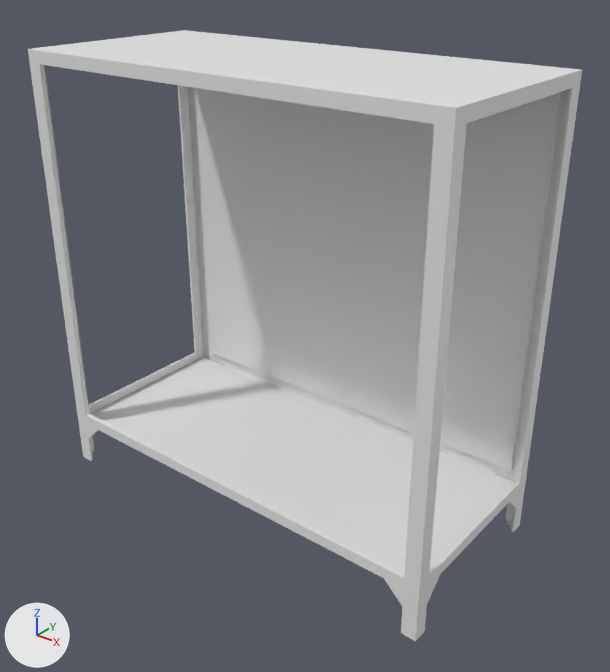
An edit to the glTF model assets/dummy/Bottom_Cabinet_01.glb, drawn before and after from the same camera.
Rendered twice from a 50 mm camera at (0.977, -1.162, 1.105) aimed at (0.048, -0.001, 0.386). Every picture has the same lights, and +X, +Y and +Z are marked at lower left. Vertices at the same position are counted once.

The first picture shows 'Bottom_Cabinet_01'.
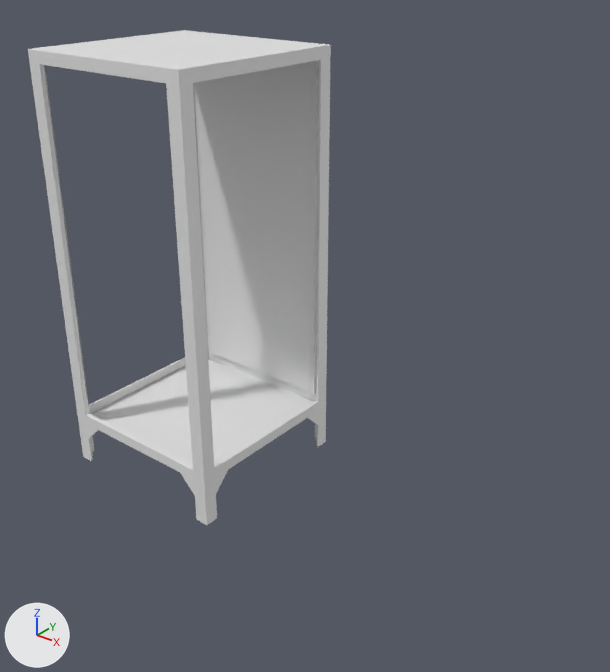
The newer file is also turned or shifted as a whole; pictures and numbers use the older file's frame.

Changed parts and their boxes (x1, y1, x2, y2) in the pictures (610 x 672 px; the box of a moved part takes in the faces that stretch with it):
'Bottom_Cabinet_01', reshaped (45% narrower, 19% shorter): before (28, 30, 582, 641); after (28, 30, 331, 525)
part 1 of me_cube_006, moved or reshaped: before (401, 630, 425, 641); after (197, 518, 217, 525)
part 2 of me_cube_006, moved or reshaped (not visible afterwards): before (507, 520, 520, 532)
part 3 of me_cube_006, moved or reshaped: before (163, 44, 582, 640); after (163, 44, 331, 524)

What the commit changed:
me_cube_006 is used by ob_bottom_cabinet_01; location (0.0, 0.0, 0.0).
me_cube_006 had 2062 vertices, 4050 faces and spanned x -0.45..0.45, y -0.2..0.2, z 0.0..0.9.
me_cube_006 now has 2062 vertices, 4050 faces and spans x -0.45..-0.05, y -0.2..0.2, z 0.0..0.9.
me_cube_006 part 1: the loose piece of 48 vertices spanning x 0.42..0.45, y -0.2..-0.17, z 0.0..0.003 is moved by (-0.5, 0.0, 0.0).
me_cube_006 part 2: the loose piece of 48 vertices spanning x 0.42..0.45, y 0.17..0.2, z 0.0..0.003 is moved by (-0.5, 0.0, 0.0).
me_cube_006 part 3: 935 of the vertices in x 0.38..0.45, y -0.2..0.2, z 0.003..0.9 are moved by (-0.5, 0.0, 0.0).
